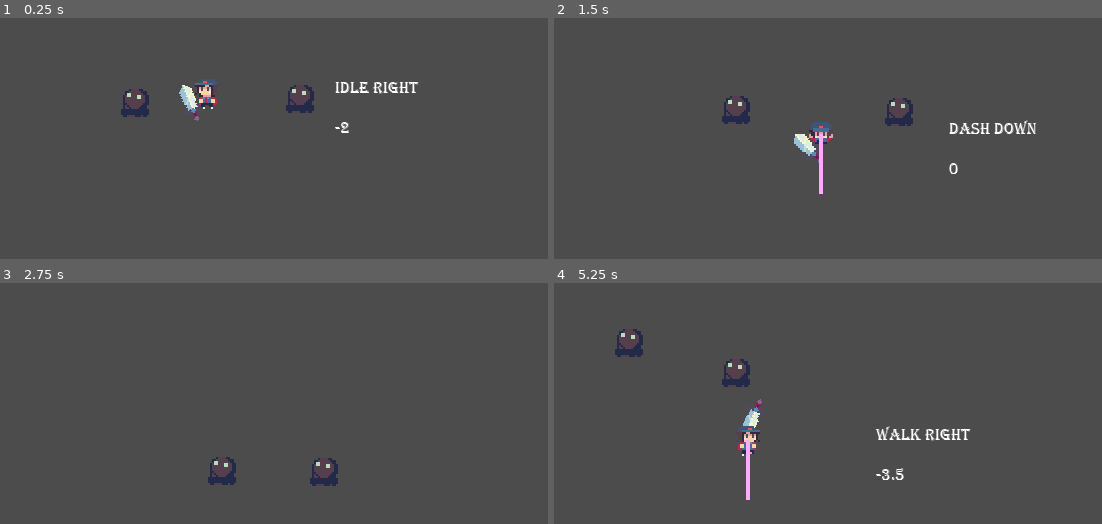
Above: before the commit, frames 1-4 (two rows, left to right).
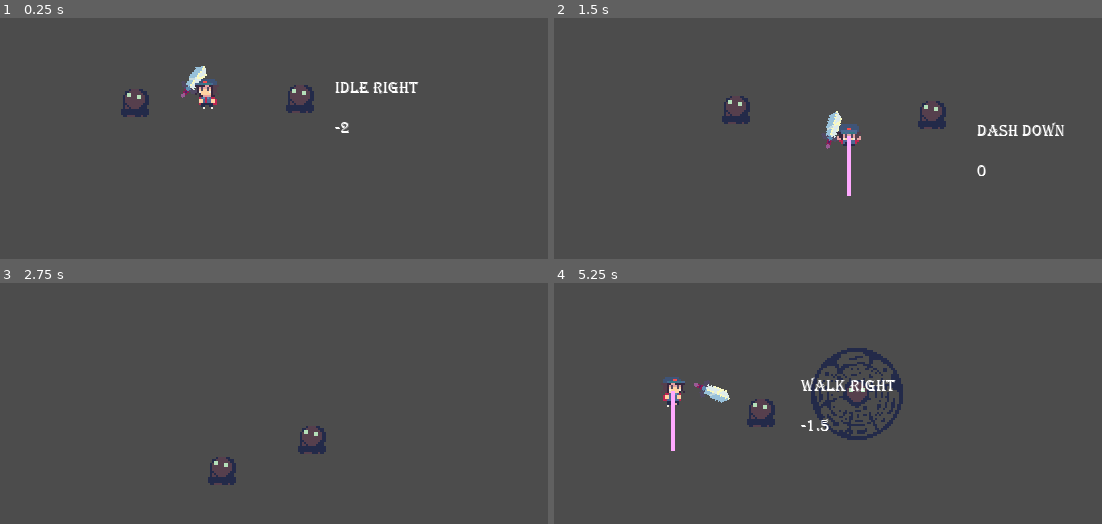
Above: after the commit, the same moments.

Repository: OceanBoy612/SimpleRPG
Game: Godot game, scene res://Code/Enemies/~testing attack/TestingAttack.tscn
Same seed, same stepped clock (60 frames per second), same inputs: the game is played once before the commit and once after it. This scene is started directly instead of the project's main scene.
Inputs (mouse positions are in pixels of both pictures, inside the frame that each line leads up to):
- Up to frame 1 (0.25 s): no input
- Up to frame 2 (1.5 s): tap Enter (ui_accept) at 0.5, 0.77 s; move the mouse to (921, 61) at 0.52 s; hold Right (ui_right) 0.53-1.28 s; click (921, 61) at 0.6 s; move the mouse to (652, 97) at 1.27 s; hold Down (ui_down) from 1.28 s (still down); tap Shift (dash) at 1.35 s
- Up to frame 3 (2.75 s): tap Enter (ui_accept) at 1.52 s; move the mouse to (outside the picture) at 2.02 s; release Down (ui_down) at 2.03 s; hold Right (ui_right) from 2.03 s (still down); hold E (interact) from 2.03 s (still down)
- Up to frame 4 (5.25 s): move the mouse to (751, 415) at 2.77 s; release Right (ui_right) at 2.78 s; release E (interact) at 2.78 s; hold Up (ui_up) 2.78-3.53 s; click (751, 415) at 2.85 s; tap Enter (ui_accept) at 3.02, 3.77, 4.52 s; move the mouse to (975, 398) at 3.52 s; hold Left (ui_left) 3.53-5.03 s; tap Shift (dash) at 3.6 s; move the mouse to (592, 290) at 4.27 s; tap E (interact) at 4.35 s; move the mouse to (811, 343) at 5.02 s; hold Down (ui_down) from 5.03 s (still down); click (811, 343) at 5.1 s

The runs differ from the first frame. In frame 1, 0.4% of the frame differs, in the area x 32-38%, y 19-43%; in frame 2, 2.8%; in frame 3, 0.6%; in frame 4, 5.3%, in the area x 11-77%, y 19-91%.

Commit message:
Fixed pathing for sword

Diff:
--- a/src/Code/Character Controller/Player.tscn
+++ b/src/Code/Character Controller/Player.tscn
@@ -133,7 +133,7 @@
 
 [sub_resource type="Curve2D" id=18]
 _data = {
-"points": PoolVector2Array( 4.04089, -1.77943, 0, 0, -48.75, 9.25, 0, 0, 0, 0, -47.25, 13.125, -0.139865, 15.313, 0.139865, -15.313, -39.875, -0.125, 0, 0, 0, 0, -47, -12.125, 0, 0, 3.91397, 1.75505, -48.5, -8.75 )
+"points": PoolVector2Array( 4.04089, -1.77943, 0, 0, -43.071, 0.28064, 0, 0, 0, 0, -37.4671, 0.196152, -0.665425, -3.39694, 0.665425, 3.39694, -34.0939, 3.47017, 0, 0, 0, 0, -40.5427, 10.5143 )
 }
 
 [sub_resource type="RectangleShape2D" id=19]
@@ -189,8 +189,8 @@
 curve = SubResource( 18 )
 
 [node name="PathFollow2D" type="PathFollow2D" parent="Facing/Weapon/Path2D"]
-position = Vector2( -48.75, 9.25 )
-rotation = 0.968517
+position = Vector2( -43.071, 0.28064 )
+rotation = 0.0574947
 loop = false
 
 [node name="WeaponSprite" type="AnimatedSprite" parent="Facing/Weapon/Path2D/PathFollow2D"]
